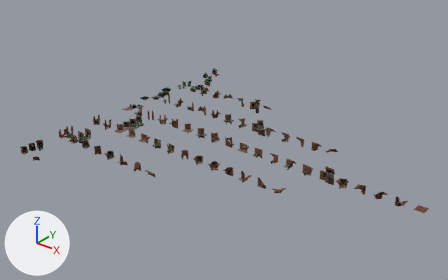
Renders of the Blender file minecraft/project/assets/Marching/BrickBlock88.blend from each side of a commit.
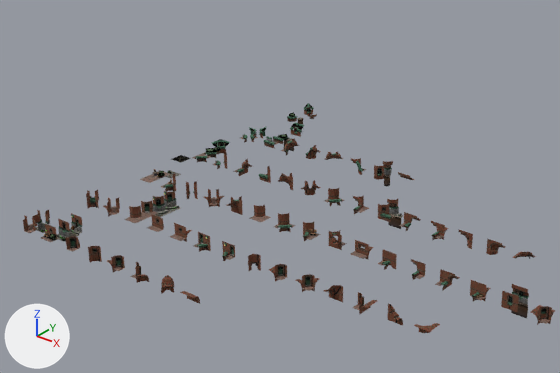
The first picture shows the older version from a camera (50 mm lens) standing at (54.4, -62.7, 30.5) and looking at (15.9, -14.5, 0.7). The close-ups show the older and then the newer version on the part from 10% to 78% of the width and 4% to 77% of the height of that picture. Only the edits that show in the close-ups are written down. The lights are fixed; the arrows at lower left show +X, +Y and +Z.

The first close-up shows '11001100_la1', 'ar_mirror_01001000_10000100_ma1', 'ar_mirror_01001100_10001100_ma1', 'ar_mirror_10000110_01001001_ma1', 'ar_mirror_10001110_01001101_ma1', 'ar_mirror_10101100_01011100_ma1', 'ar_mirror_11000010_11000001_ma1', 'ar_mirror_11000100_11001000_ma1', 'ar_mirror_11000110_11001001_ma1', 'ar_mirror_11000111_11001011_ma1', 'ar_mirror_11001010_11000101_ma1', 'ar_mirror_11001110_11001101_ma1', 'ar_mirror_11101001_11010110_ma1', 'ar_mirror_11101100_11011100_ma1', 'ar_mirror_11101101_11011110_ma1' and 65 more.
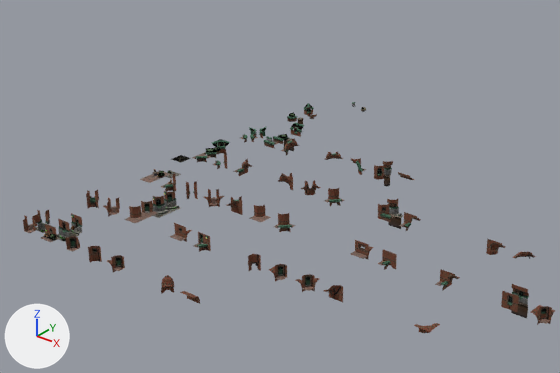
Diff of the bpy script that builds the scene:
```diff
--- a/minecraft/project/assets/Marching/BrickBlock88.blend.py
+++ b/minecraft/project/assets/Marching/BrickBlock88.blend.py
@@ ob_ar_mirror_01001000_10000100_ma1 @@
-ob_ar_mirror_01001000_10000100_ma1 = bpy.data.objects.new('ar_mirror_01001000_10000100_ma1', me_10000100_ma1)
@@ ob_ar_mirror_01001100_10001100_ma1 @@
-ob_ar_mirror_01001100_10001100_ma1 = bpy.data.objects.new('ar_mirror_01001100_10001100_ma1', me_10001100_ma1)
@@ ob_ar_mirror_10000110_01001001_ma1 @@
-ob_ar_mirror_10000110_01001001_ma1 = bpy.data.objects.new('ar_mirror_10000110_01001001_ma1', me_01001001_ma1)
@@ ob_ar_mirror_11000010_11000001_ma1 @@
-ob_ar_mirror_11000010_11000001_ma1 = bpy.data.objects.new('ar_mirror_11000010_11000001_ma1', me_11000001_ma1)
@@ ob_ar_mirror_11000100_11001000_ma1 @@
-ob_ar_mirror_11000100_11001000_ma1 = bpy.data.objects.new('ar_mirror_11000100_11001000_ma1', me_11001000_ma1)
@@ ob_ar_mirror_10001110_01001101_ma1 @@
-ob_ar_mirror_10001110_01001101_ma1 = bpy.data.objects.new('ar_mirror_10001110_01001101_ma1', me_01001101_ma1)
@@ ob_ar_mirror_10101100_01011100_ma1 @@
-ob_ar_mirror_10101100_01011100_ma1 = bpy.data.objects.new('ar_mirror_10101100_01011100_ma1', me_01011100_ma1)
@@ ob_ar_mirror_11000110_11001001_ma1 @@
-ob_ar_mirror_11000110_11001001_ma1 = bpy.data.objects.new('ar_mirror_11000110_11001001_ma1', me_11001001_ma1)
@@ ob_ar_mirror_11001010_11000101_ma1 @@
-ob_ar_mirror_11001010_11000101_ma1 = bpy.data.objects.new('ar_mirror_11001010_11000101_ma1', me_11000101_ma1)
@@ ob_ar_mirror_11000111_11001011_ma1 @@
-ob_ar_mirror_11000111_11001011_ma1 = bpy.data.objects.new('ar_mirror_11000111_11001011_ma1', me_11001011_ma1)
@@ ob_ar_mirror_11001110_11001101_ma1 @@
-ob_ar_mirror_11001110_11001101_ma1 = bpy.data.objects.new('ar_mirror_11001110_11001101_ma1', me_11001101_ma1)
@@ ob_ar_mirror_11101001_11010110_ma1 @@
-ob_ar_mirror_11101001_11010110_ma1 = bpy.data.objects.new('ar_mirror_11101001_11010110_ma1', me_11010110_ma1)
@@ ob_ar_mirror_11101100_11011100_ma1 @@
-ob_ar_mirror_11101100_11011100_ma1 = bpy.data.objects.new('ar_mirror_11101100_11011100_ma1', me_11011100_ma1)
@@ ob_ar_mirror_11101101_11011110_ma1 @@
-ob_ar_mirror_11101101_11011110_ma1 = bpy.data.objects.new('ar_mirror_11101101_11011110_ma1', me_11011110_ma1)
```

What differs and where, as boxes (x1, y1, x2, y2) in the close-ups (560 x 373 px):
'ar_mirror_11001010_11000101_ma1', deleted: before (470, 280, 491, 301)
'ar_mirror_10001110_01001101_ma1', deleted: before (303, 222, 321, 241)
'ar_mirror_10101100_01011100_ma1', deleted: before (329, 230, 347, 250)
'ar_mirror_11001110_11001101_ma1', deleted: before (222, 241, 235, 261)
'ar_mirror_11101001_11010110_ma1', deleted: before (352, 292, 377, 315)
'ar_mirror_11000010_11000001_ma1', deleted: before (431, 221, 449, 240)
'ar_mirror_11000111_11001011_ma1', deleted: before (147, 214, 164, 232)
'ar_mirror_11000110_11001001_ma1', deleted: before (411, 259, 426, 280)
'ar_mirror_11101100_11011100_ma1', deleted: before (388, 304, 403, 326)
'ar_mirror_11101101_11011110_ma1', deleted: before (130, 262, 149, 283)
'ar_mirror_10000110_01001001_ma1', deleted: before (353, 195, 369, 214)
'ar_mirror_01001000_10000100_ma1', deleted: before (305, 145, 321, 159)
'ar_mirror_11000100_11001000_ma1', deleted: before (459, 230, 473, 249)
'ar_mirror_01001100_10001100_ma1', deleted: before (259, 166, 271, 183)
